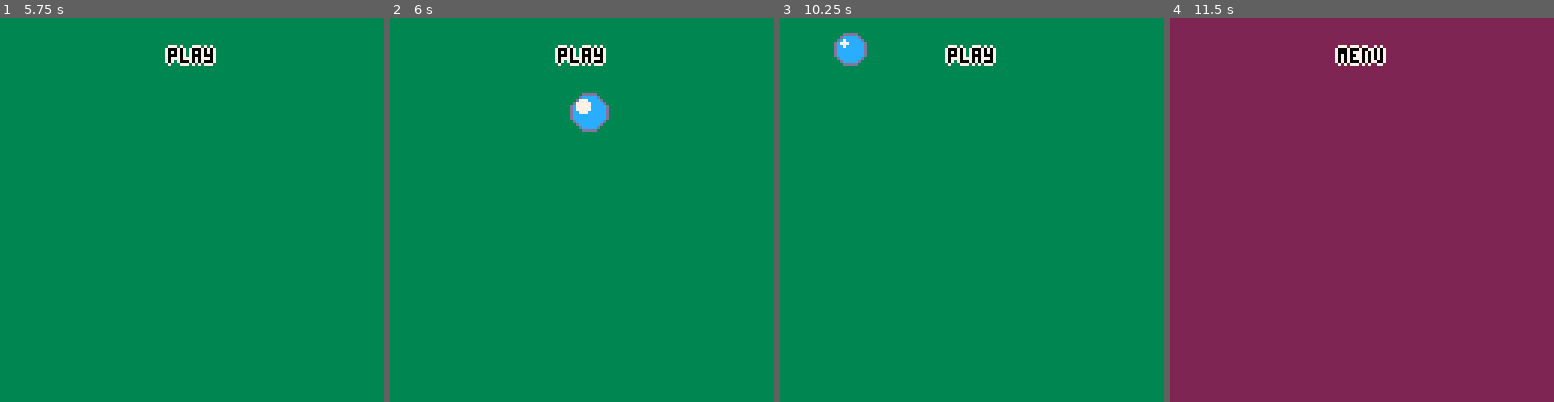
Above: before the commit, frames 1-4 (left to right).
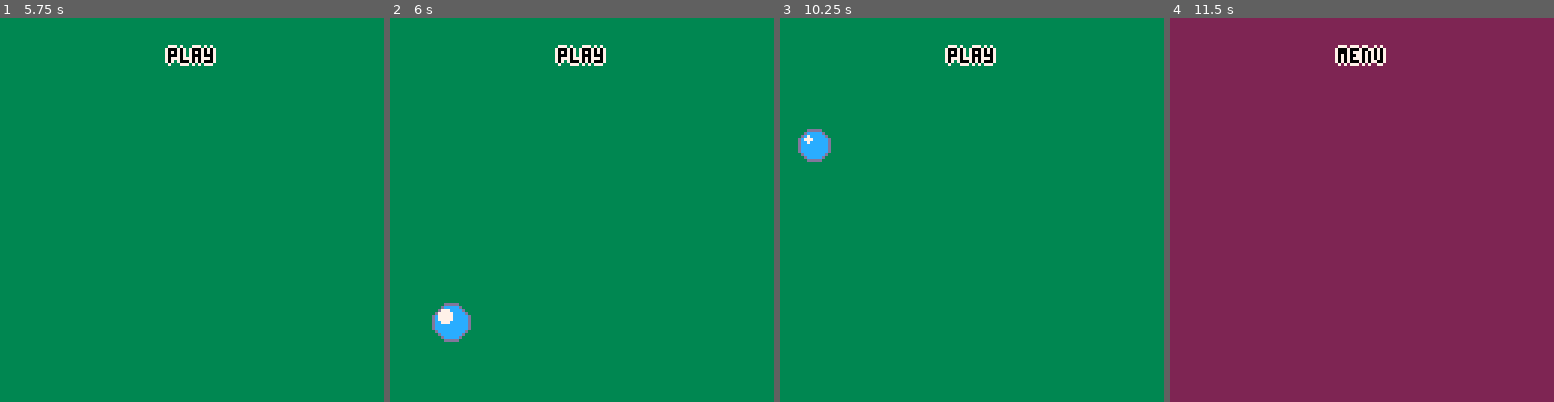
Above: after the commit, the same moments.

Repository: escargames/Anthrax
Game: PICO-8 cartridge Anthrax.p8
Same seed, same stepped clock (60 frames per second), same inputs: the game is played once before the commit and once after it.
Inputs:
- Up to frame 1 (5.75 s): hold Left 1.97-2.37 s; hold Right 2.87-3.53 s; hold Up 3.58-4.08 s; hold Right 4.13-4.53 s; hold Left from 5.13 s (still down)
- Up to frame 2 (6 s): release Left at 5.8 s; hold Up from 5.85 s (still down)
- Up to frame 3 (10.25 s): release Up at 6.18 s; hold Left 6.23-6.63 s; hold Right 7.13-7.8 s; hold Up 7.85-8.35 s; hold Right 8.4-8.8 s; hold Left 9.4-10.07 s; hold Up from 10.12 s (still down)
- Up to frame 4 (11.5 s): release Up at 10.45 s; hold Left 10.5-10.9 s; hold Right from 11.4 s (still down)

Frame 1 is identical in both runs. In frame 2, 1.6% of the frame differs, in the area x 10-58%, y 19-85%; in frame 3, 1.2%; in frame 4, nothing differs.

Commit message:
display balls

Diff:
--- a/Anthrax.p8
+++ b/Anthrax.p8
@@ -22,7 +22,7 @@
   --
   if (state == "play") then
     if (btnp(2)) then
-      add(ball_list, { x=10+rnd(118), y=10+rnd(118), r=5+rnd(5) })
+      add(ball_list, { x=10+rnd(108), y=10+rnd(108), r=5+rnd(5) })
       sfx(1)
     end
     --
